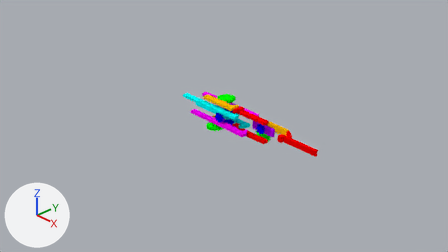
The Blender file xor.blend as it was, and as the next commit left it.
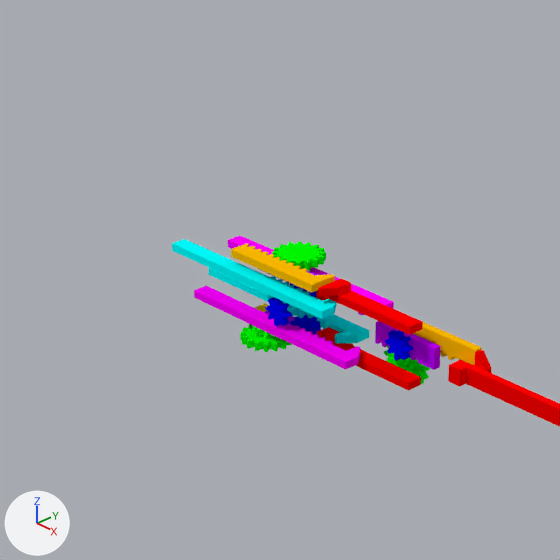
Each version is shown from the file's camera 'Camera', then close up on the part from 28% to 70% of the width and 4% to 80% of the height. Every picture has the same lights, and +X, +Y and +Z are marked at lower left. The first two pictures are the older version.

The first close-up shows 'A', 'B', 'C', 'C_gear', 'Curve.003', 'Curve.005', 'Curve.011', 'Curve.013', 'E', 'F', 'not_A', 'not_B', 'output', 'output.001', 'output.002' and 4 more.
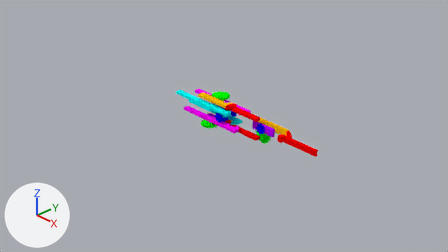
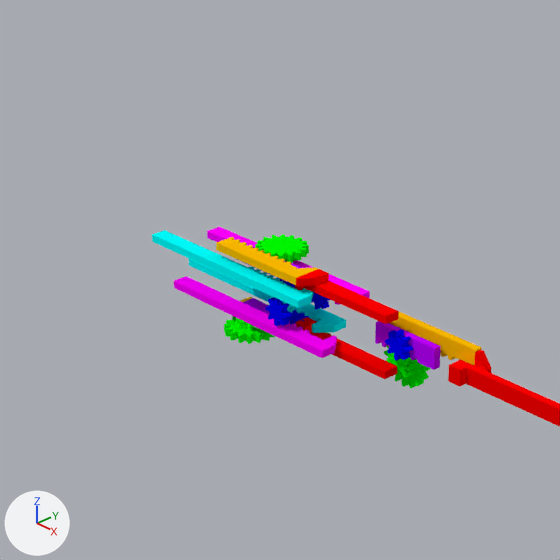
What changed in the scene script:
```text
Change ob_curve_013:
    ob_curve_013.location: (0.139, 0.0563, -0.025) -> (0.0, 0.0563, -0.025)
Change ob_e:
    ob_e.location: (0.153, -0.1, -0.00833) -> (0.0, -0.1, -0.00833)
Change ob_c:
    ob_c.location: (0.2, -0.00647, 0.025) -> (0.0, -0.00647, 0.025)
Change ob_not_b:
    ob_not_b.location: (0.5, -0.0494, 0.075) -> (0.3, -0.0494, 0.075)
Change ob_c_gear:
    ob_c_gear.location: (0.35, 0.0361, 0.075) -> (0.25, 0.0361, 0.075)
Change ob_a:
    ob_a.location: (0.3, 0.122, 0.075) -> (0.1, 0.122, 0.075)
Change ob_output:
    ob_output.location: (0.621, 0.0588, 0.0214) -> (0.43, 0.0588, 0.0214)
Change ob_curve_003:
    ob_curve_003.location: (0.139, 0.0563, -0.025) -> (0.0, 0.0563, -0.025)
Change ob_f:
    ob_f.location: (0.153, -0.1, -0.00833) -> (0.0, -0.1, -0.00833)
Change ob_not_a:
    ob_not_a.location: (0.5, -0.0494, 0.075) -> (0.3, -0.0494, 0.075)
Change ob_b:
    ob_b.location: (0.3, 0.122, 0.075) -> (0.1, 0.122, 0.075)
Change ob_output_001:
    ob_output_001.location: (0.621, 0.0588, 0.0214) -> (0.43, 0.0588, 0.0214)
```

What differs and where, as boxes [x1, y1, x2, y2] in the close-ups (560 x 560 px):
'not_B', moved: before [194, 286, 360, 370]; after [174, 276, 337, 358]
'B', moved: before [172, 239, 337, 319]; after [152, 230, 313, 308]
'output.001', moved: before [316, 279, 423, 335]; after [295, 269, 399, 324]
'Curve.003', moved: before [231, 243, 335, 292]; after [216, 237, 318, 285]
'A', moved: before [209, 268, 370, 344]; after [189, 259, 346, 333]
'output', moved: before [316, 327, 421, 391]; after [295, 317, 397, 379]
'F', moved: before [272, 241, 326, 272]; after [255, 234, 309, 263]
'not_A', moved (mostly hidden): before [228, 236, 394, 315]; after [207, 227, 370, 305]
'E', moved: before [240, 324, 292, 352]; after [224, 316, 275, 344]
'C_gear', moved: before [290, 315, 320, 334]; after [287, 310, 309, 324]
'C', moved (mostly hidden): before [264, 311, 322, 335]; after [243, 298, 270, 315]
'Curve.013', moved (mostly hidden): before [255, 304, 269, 312]; after [240, 297, 328, 334]
